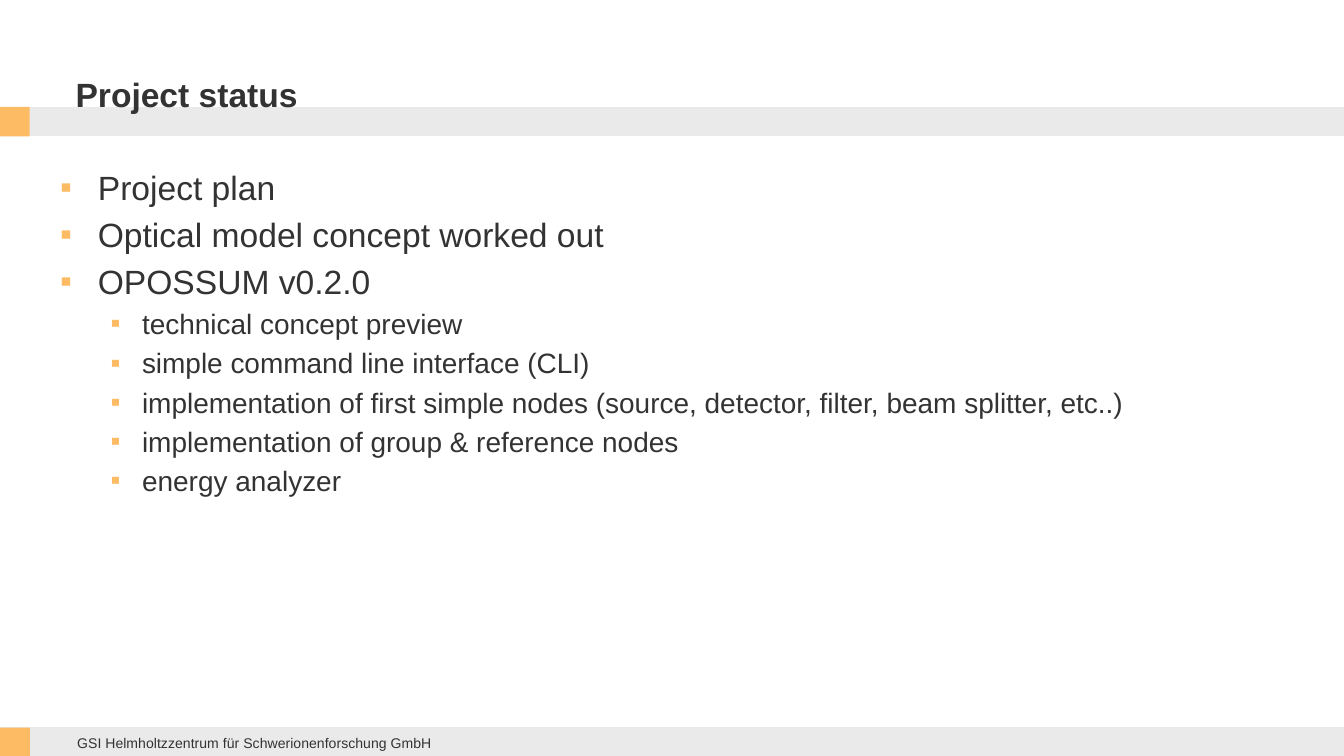
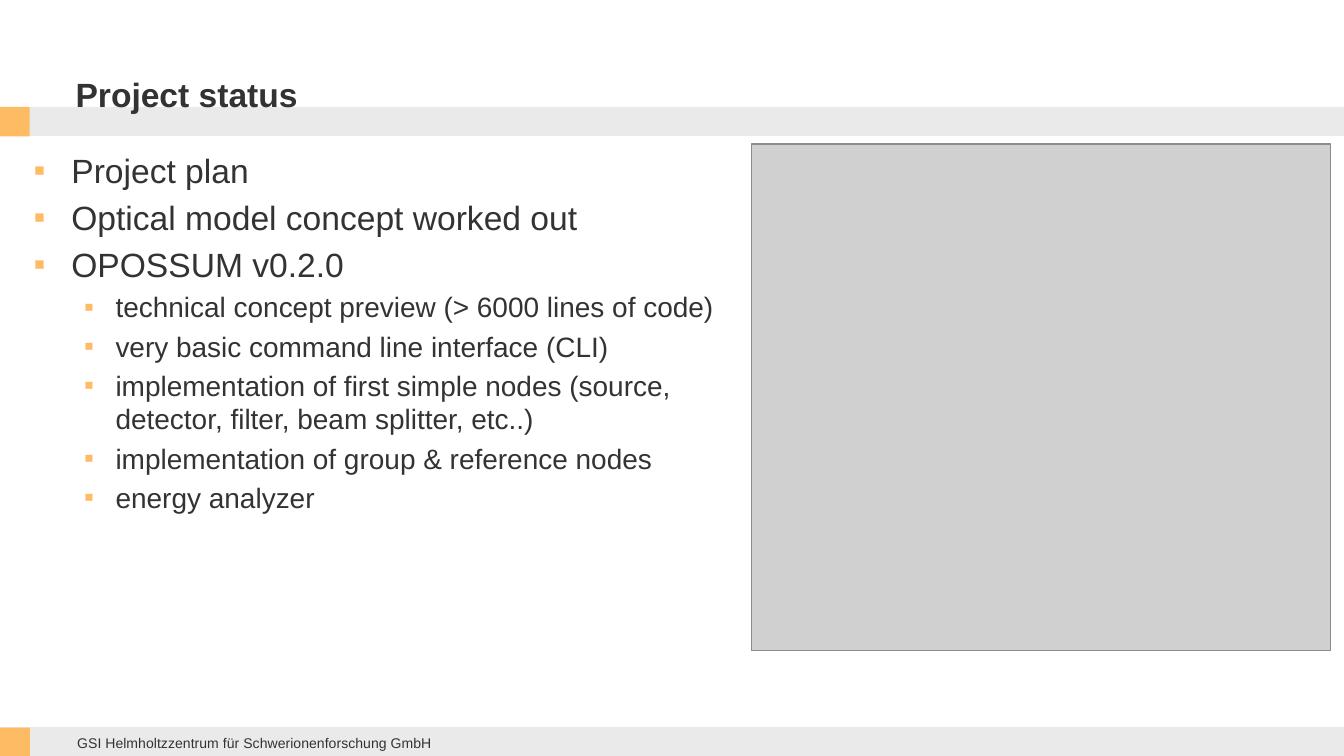
Before and after one commit to opossum-labs/opossum, a slide deck: slide 7 of book/OPOSSUM THRILL Workshop 2023.pptx (slide 8 before the commit). Drawn at 1344x756 pixels with LibreOffice and Linux fonts; fonts in the diff are those of the drawing; grey boxes stand for pictures; background and template pictures are left out. Boxes give left, top, right and bottom in pixels: in the first picture for what was removed or moved away, otherwise in the second. Text is boxed around its words. In the diff, an @@ line names an element or a change of style, - is before the commit and + after.

```diff
--- a/book/OPOSSUM THRILL Workshop 2023.pptx
+++ b/book/OPOSSUM THRILL Workshop 2023.pptx
@@ text "Project plan": place and size @@
-text "Project plan" at <box>98,175,1123,496</box>
+text "Project plan" at <box>71,158,713,513</box>
@@ picture added at <box>751,144,1331,650</box> @@
@@ text at <box>116,296,713,362</box>: text changed @@
-  ▪ technical concept preview
-  ▪ simple command line interface (CLI)
+  ▪ technical concept preview (> 6000 lines of code)
+  ▪ very basic command line interface (CLI)
```
Also in this commit, not shown: 3 other slides changed, 1 slide added, 1 slide removed.
